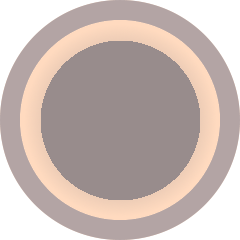
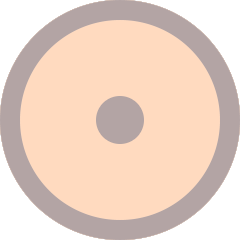
Layered file, before and after one edit (240 × 240). Changes by layer:
removed layer "Cross Brush" over [41, 41, 200, 200]
removed layer "Vertical Line Brush" over [111, 41, 130, 200]
removed layer "Horizontal Line Brush" over [41, 111, 200, 130]
removed layer "Solid Brush" over [41, 41, 200, 200]
removed layer "Gradient Brush" over [20, 20, 220, 220]
added layer "Dot" above "Circle" over [0, 0, 240, 240]
added layer "Circle" above "Gradient" over [0, 0, 240, 240]
added layer "Gradient" above "Plus" over [0, 0, 240, 240]
added layer "Plus" above "Vertical" over [0, 0, 240, 240]
added layer "Vertical" above "Horizontal" over [0, 0, 240, 240]
added layer "Horizontal" above "Star" over [0, 0, 240, 240]
added layer "Star" above "Heart" over [0, 0, 240, 240]
added layer "Heart" above "Base" over [0, 0, 240, 240]
hid "Base" over [0, 0, 240, 240]
